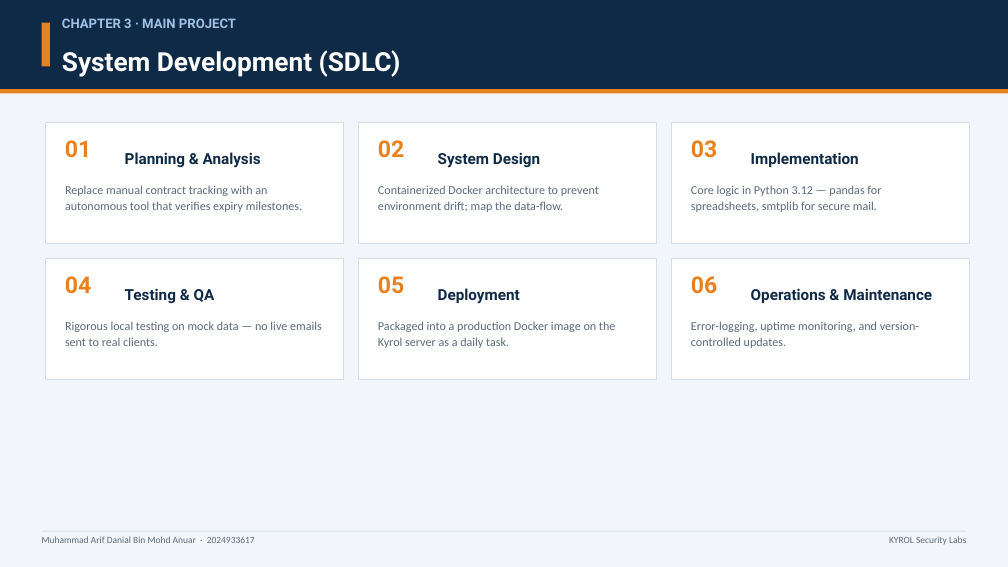
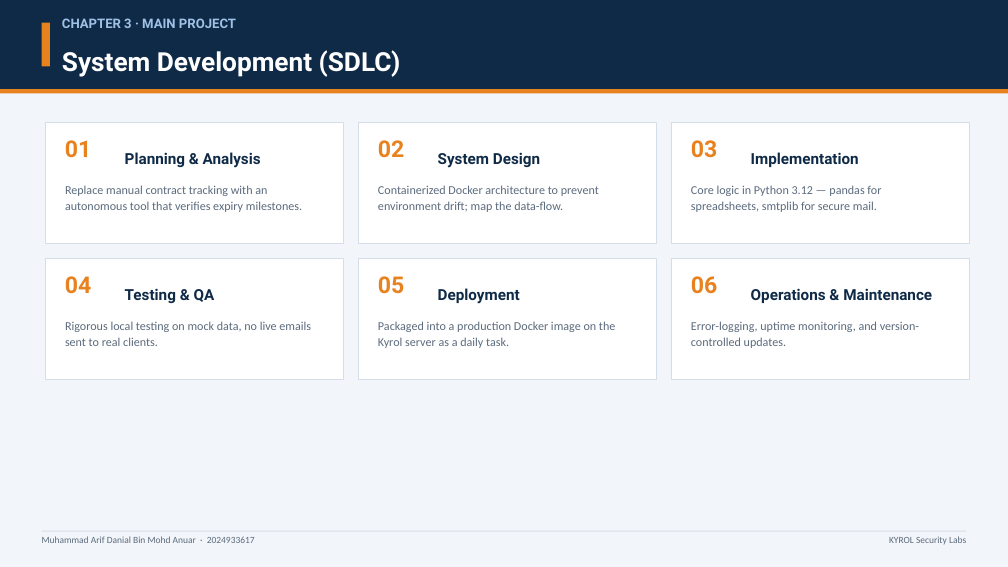
Before and after one commit to arfdnl/email-reminder-system, a slide deck: slide 9 of LI_Presentation_Arif_Danial.pptx. Drawn at 1008x567 pixels with LibreOffice and Linux fonts; fonts in the diff are those of the drawing. Boxes give left, top, right and bottom in pixels: in the first picture for what was removed or moved away, otherwise in the second. Text is boxed around its words. In the diff, an @@ line names an element or a change of style, - is before the commit and + after.

```diff
--- a/LI_Presentation_Arif_Danial.pptx
+++ b/LI_Presentation_Arif_Danial.pptx
@@ text at bbox=[65, 321, 311, 346]: text changed @@
-Rigorous local testing on mock data — no live emails sent to real clients.
+Rigorous local testing on mock data, no live emails sent to real clients.
```
Also in this commit, not shown: 6 other slides changed, 2 other files.
